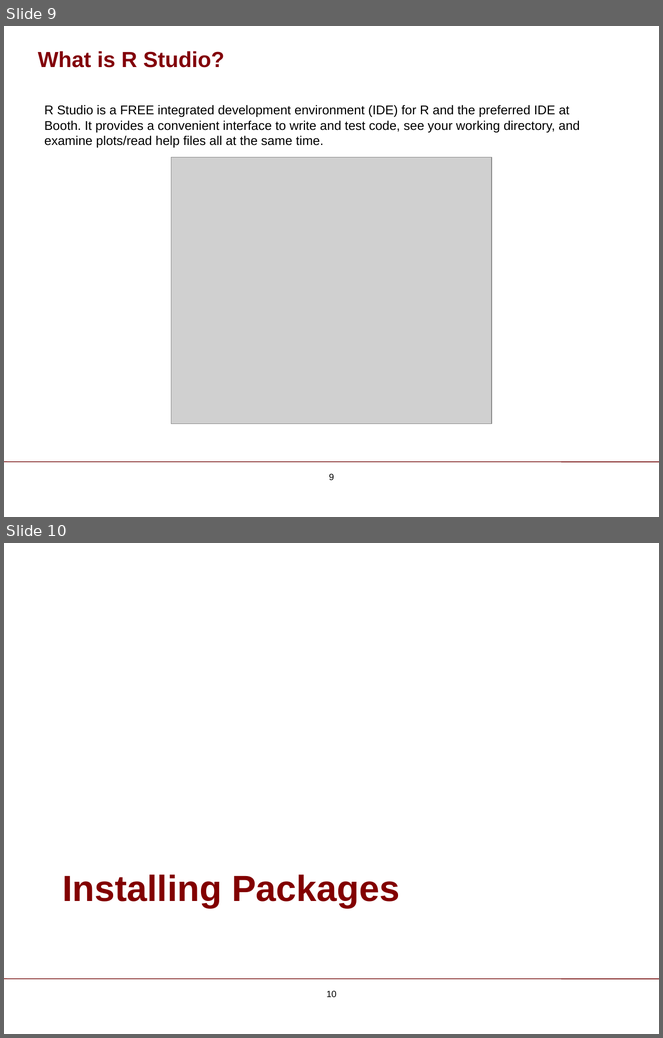
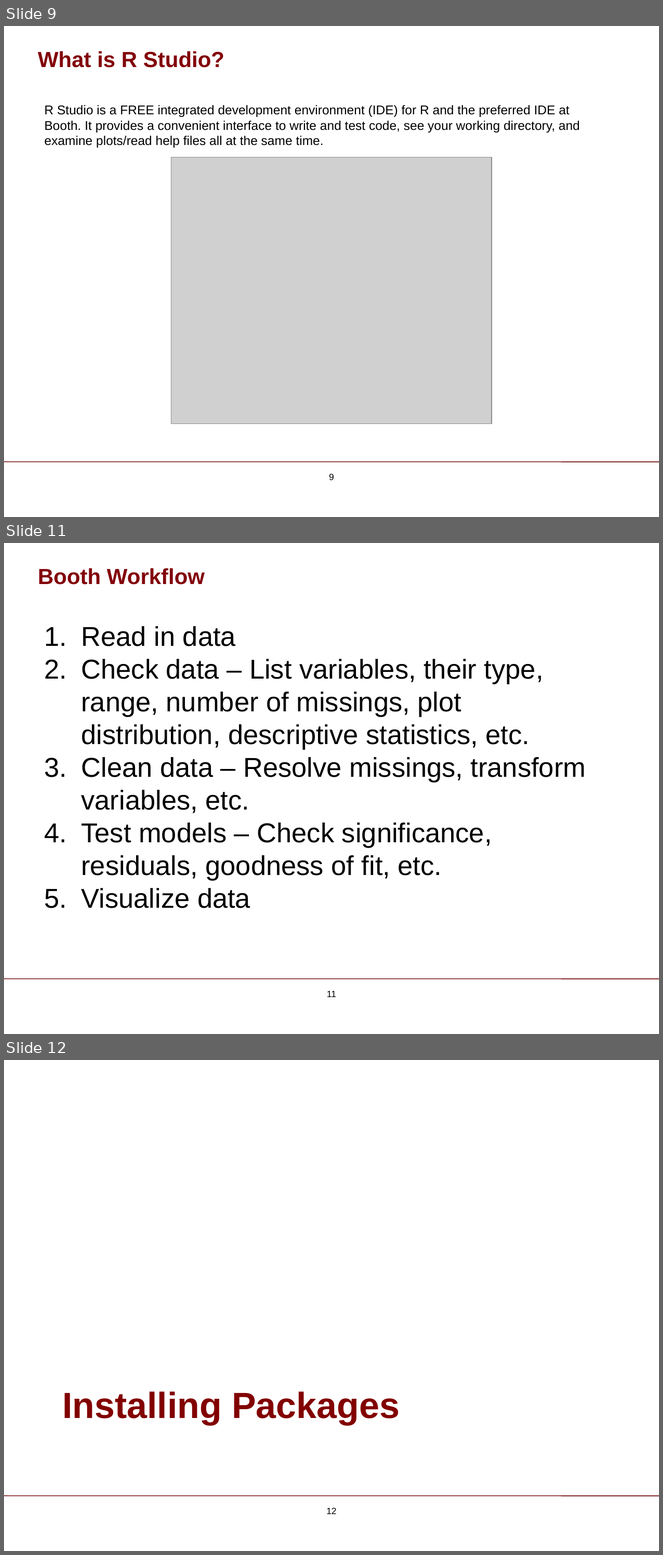
Before and after one commit to ChicagoBoothAnalytics/site, a slide deck: zzz MEDIA/R Basics.pptx. Shown one above the other, each under a label of ours: slides 9 and 10 before the commit, slides 9, 11 and 12 after it; the slides between them are not shown. The pictures are 663x1038 and 663x1555 pixels, drawn with LibreOffice and Linux fonts; fonts in the diff are those of the drawing; grey boxes stand for pictures; background and template pictures are left out. Boxes give left, top, right and bottom in pixels: in the first picture for what was removed or moved away, otherwise in the second. Text is boxed around its words. In the diff, an @@ line names an element or a change of style, - is before the commit and + after.

```diff
--- a/zzz MEDIA/R Basics.pptx
+++ b/zzz MEDIA/R Basics.pptx
@@ slide 11 added at <box>4,543,659,1034</box>, background #FFFFFF; not listed: 1 template element that a slide beside it also shows @@
@@ text added at <box>38,568,205,585</box>, 24 pt, text #820009, bold @@
+Booth Workflow
@@ table added at <box>407,583,422,609</box>, 1 rows, 1 columns @@
+
@@ text added at <box>81,626,586,909</box>, 30 pt, text #000000 @@
+1. Read in data
+2. Check data – List variables, their type, range, number of missings, plot distribution, descriptive statistics, etc.
+3. Clean data – Resolve missings, transform variables, etc.
+4. Test models – Check significance, residuals, goodness of fit, etc.
+5. Visualize data
@@ page number added at <box>327,991,336,997</box>, 10 pt, text #000000 @@
+11
@@ what was slide 10 is now slide 12 @@
@@ page number at <box>326,1508,336,1514</box>: text changed @@
-10
+12
```
Also in this commit, not shown: 5 slides changed, 8 other slides added, 1 slide removed.
